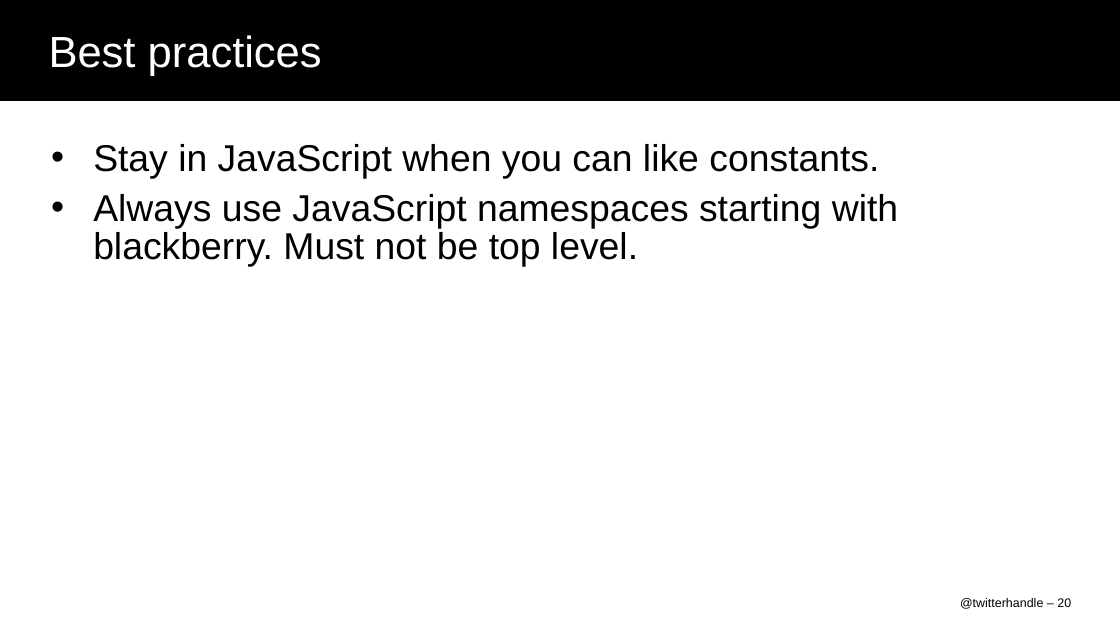
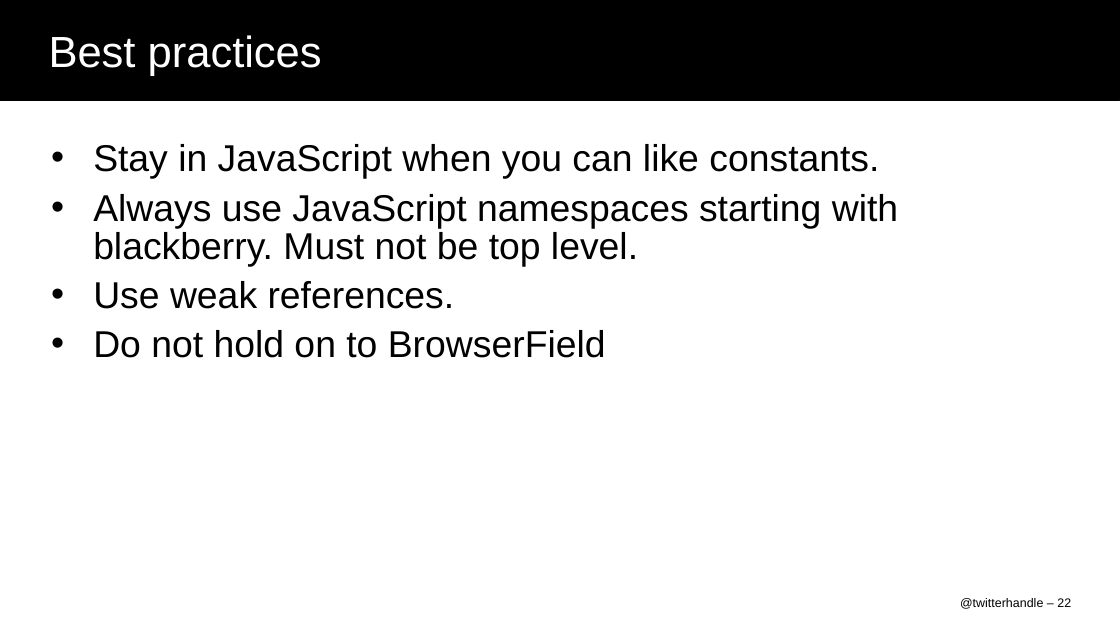
Before and after one commit to nukulb/devcon-demo, a slide deck: slide 22 of DEV51_DelCol.ppt (slide 20 before the commit). Drawn at 1120x630 pixels with LibreOffice and Linux fonts; fonts in the diff are those of the drawing; background and template pictures are left out. Boxes give left, top, right and bottom in pixels: in the first picture for what was removed or moved away, otherwise in the second. Text is boxed around its words. In the diff, an @@ line names an element or a change of style, - is before the commit and + after.

```diff
--- a/DEV51_DelCol.ppt
+++ b/DEV51_DelCol.ppt
@@ text at [93,281,606,358]: paragraphs added @@
+• Use weak references.
+• Do not hold on to BrowserField
@@ page number at [960,598,1071,609]: text changed @@
-@twitterhandle – 20
+@twitterhandle – 22
```
Also in this commit, not shown: 7 other slides changed, 5 slides added, 3 slides removed.
